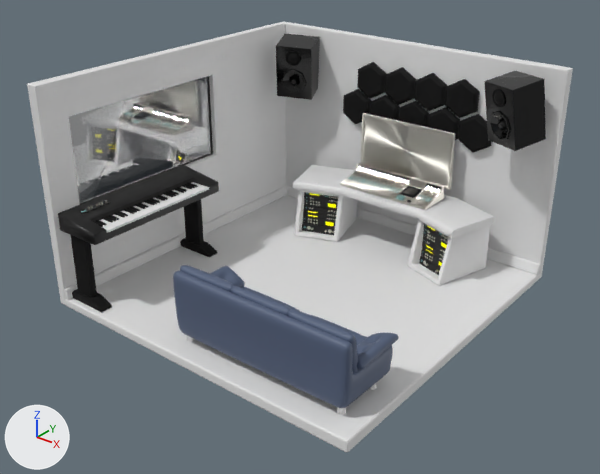
The Blender file studio.blend, before and after one commit.
One viewpoint serves both versions: a 50 mm lens placed at (13.45, -17.25, 12.27), pointed at (0.0, -0.43, 1.84). Every picture has the same lights, and +X, +Y and +Z are marked at lower left.

The older version as bpy lines, for what is in view:
```python
ob_plane_002 = bpy.data.objects.new('Plane.002', me_plane_002)
ob_plane_002.parent = ob_circle_001
ob_plane_002.location = (1.815, -3.74, 0.297)
ob_plane_002.scale = (2.76, 0.993, 1.0)
ob_plane_003 = bpy.data.objects.new('Plane.003', me_plane_003)
ob_plane_003.parent = ob_plane_002
ob_plane_003.location = (3.121, -3.944, 1.181)
ob_plane_003.scale = (1.25, 0.94, 1.0)
ob_plane_004 = bpy.data.objects.new('Plane.004', me_plane_004)
ob_plane_004.parent = ob_plane_002
ob_plane_004.location = (0.576, -3.944, 1.181)
ob_plane_004.scale = (1.25, 0.94, 1.0)
ob_plane_005 = bpy.data.objects.new('Plane.005', me_plane_005)
ob_plane_005.parent = ob_plane_002
ob_plane_005.location = (3.436, -2.945, 2.48)
ob_plane_005.rotation_euler = (1.392, 0.0, 0.0)  # degrees (80, 0, 0)
ob_plane_005.scale = (0.785, 1.0, 1.0)
ob_plane_006 = bpy.data.objects.new('Plane.006', me_plane_007)
ob_plane_006.parent = ob_plane_002
ob_plane_006.location = (1.625, -2.945, 2.48)
ob_plane_006.rotation_euler = (1.392, 0.0, 0.0)  # degrees (80, 0, 0)
ob_plane_006.scale = (0.785, 1.0, 1.0)
ob_plane_007 = bpy.data.objects.new('Plane.007', me_plane_008)
ob_plane_007.parent = ob_plane_002
ob_plane_007.location = (-0.183, -2.945, 2.48)
ob_plane_007.rotation_euler = (1.392, 0.0, 0.0)  # degrees (80, 0, 0)
ob_plane_007.scale = (0.785, 1.0, 1.0)
ob_plane_008 = bpy.data.objects.new('Plane.008', me_plane_006)
ob_plane_008.parent = ob_plane_002
ob_plane_008.location = (3.421, -3.906, 2.602)
ob_plane_008.rotation_euler = (1.377, 0.105, -0.0229)  # degrees (79, 6, -1.3)
ob_plane_008.scale = (0.785, 1.0, 1.0)
ob_plane_009 = bpy.data.objects.new('Plane.009', me_plane_009)
ob_plane_009.parent = ob_plane_002
ob_plane_009.location = (0.223, -4.124, 2.597)
ob_plane_009.rotation_euler = (1.426, 0.102, -3.122)  # degrees (82, 5.8, -179)
ob_plane_009.scale = (0.785, 1.0, 1.0)
ob_plane_013 = bpy.data.objects.new('Plane.013', me_plane_013)
ob_plane_013.location = (-4.26, -2.56, 2.23)
ob_plane_013.scale = (0.759, 2.46, 1.0)
# also in view: 'Plane.012' at (0.0, 4.4, 5.21); 'Plane' at (-0.18, 0.18, 3.1); 'Plane.014' at (-3.83, -2.52, 2.48); 'mesa-botao' at (0.29, 3.88, 2.15); 'Plane.040' at (-4.32, -2.54, 1.16)
```
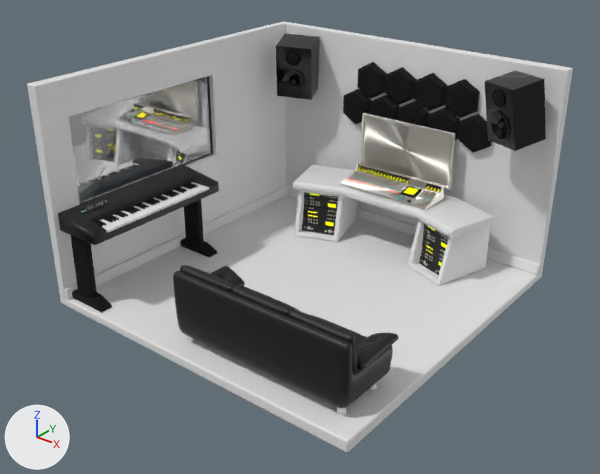
Location of each change, [x1, y1, x2, y2] in pixels of the pictures (600 x 474 px):
'Plane.002', recoloured (blue to black): [173, 271, 393, 408] in both
'Plane.009', recoloured (blue to black): [357, 333, 399, 370] in both
'Plane.007', recoloured (blue to black): [288, 310, 358, 372] in both
'Plane.006', recoloured (blue to black): [231, 286, 292, 316] in both
'Plane.005', recoloured (blue to black): [180, 265, 234, 293] in both
'Plane.008', recoloured (blue to black): [210, 266, 245, 287] in both
'Plane.010', recoloured (white to yellow): [357, 165, 410, 184] in both
'Plane.004', recoloured (blue to grey): [309, 314, 367, 346] in both
'Plane.003', recoloured: [242, 287, 301, 312] in both
'Plane.042', recoloured: [425, 183, 441, 193] in both

Patch to the scene script:
```diff
--- a/studio.blend.py
+++ b/studio.blend.py
@@ mat_sofa @@
 mat_sofa = principled_material('Sofa')
-mat_sofa.base_color = (0.0844, 0.114, 0.191)  # dark blue #525f79
+mat_sofa.base_color = (0.00585, 0.00654, 0.00788)  # black #121316
@@ mat_green_light @@
-mat_green_light = principled_material('green light')
-mat_green_light.base_color = (0.775, 0.8, 0.0411)  # yellow #e4e739
-mat_green_light.emission_strength = 31.9
+mat_green_light = emission_material('green light')
+mat_green_light.base_color = (0.997, 1.0, 0.00333)  # yellow #ffff0b
```
